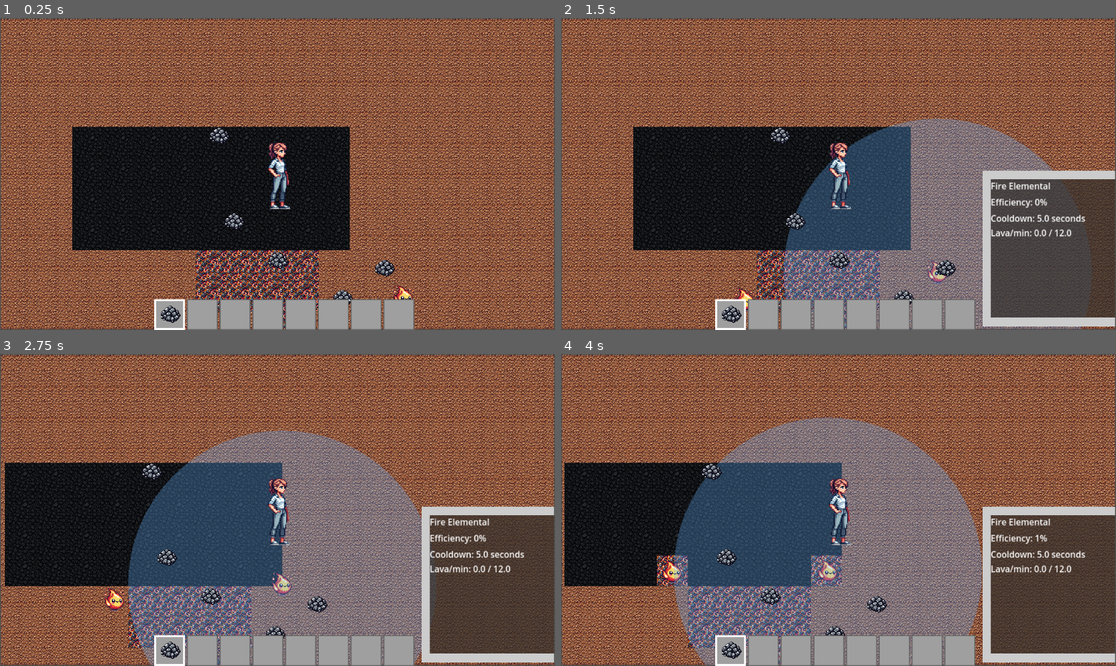
Above: before the commit, frames 1-4 (two rows, left to right).
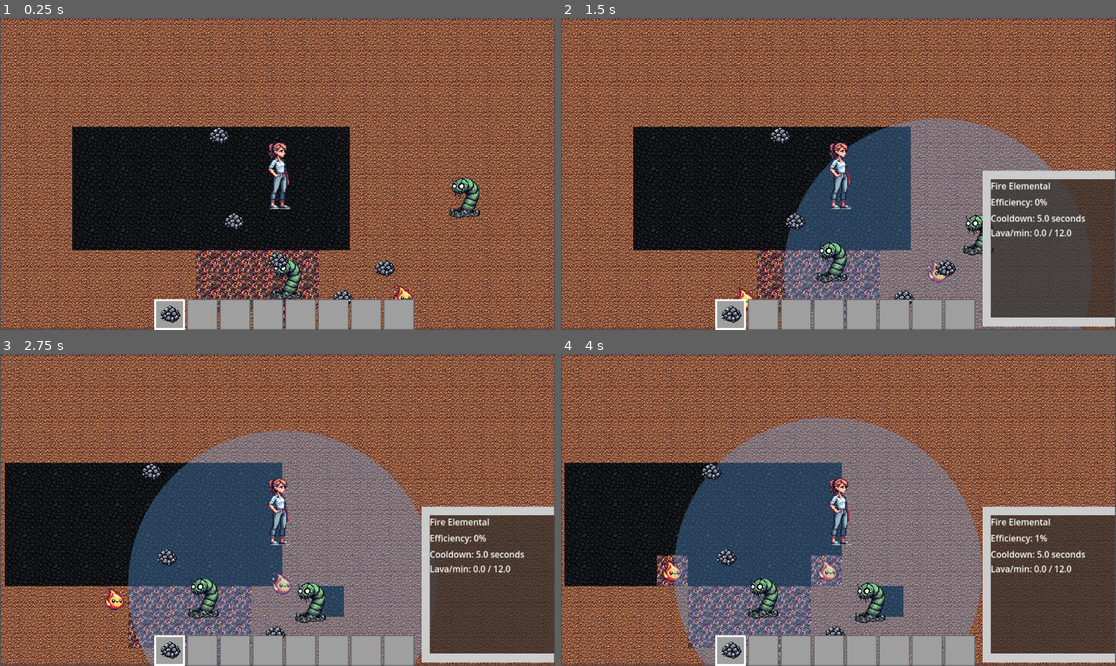
Above: after the commit, the same moments.

Repository: aaronjmcd2/ecomonster-project
Game: Godot game, scene res://scenes/Main.tscn
Two runs of this game, one before a commit and one after it. Both use one fixed random seed, a clock stepped at 60 frames per second and the inputs below.
Inputs (mouse positions are in pixels of both pictures, inside the frame that each line leads up to):
- Up to frame 1 (0.25 s): no input
- Up to frame 2 (1.5 s): drag from (744, 329) to (794, 220) at 0.52 s; drag from (943, 276) to (794, 220) at 1.27 s
- Up to frame 3 (2.75 s): move the mouse to (172, 650) at 2.02 s; hold Right (ui_right) from 2.03 s (still down); hold Ctrl from 2.03 s (still down); click (172, 650) at 2.17 s
- Up to frame 4 (4 s): release Right (ui_right) at 2.75 s; release Ctrl at 2.75 s; drag from (760, 650) to (877, 603) at 2.77 s; drag from (794, 650) to (710, 472) at 3.52 s

The runs differ from the first frame. In frame 1, 0.9% of the frame differs, in the area x 48-87%, y 51-91%; in frame 2, 0.8%; in frame 3, 1.3%; in frame 4, 1.3%, in the area x 33-62%, y 71-87%.

Commit message:
Updated CoalWorm scripting for fewer lines in one script

Diff:
--- a/scenes/Main.tscn
+++ b/scenes/Main.tscn
@@ -1,9 +1,10 @@
-[gd_scene load_steps=8 format=4 uid="uid://bvvp1cd0hjp72"]
+[gd_scene load_steps=9 format=4 uid="uid://bvvp1cd0hjp72"]
 
 [ext_resource type="TileSet" uid="uid://bsx88c66ucj8x" path="res://tiles/TileSet.tres" id="1_elqb8"]
 [ext_resource type="Script" uid="uid://cssu0grclxow7" path="res://scripts/Main.gd" id="1_q8u5g"]
 [ext_resource type="PackedScene" uid="uid://bweokypfxckvu" path="res://scenes/Player.tscn" id="2_rvslj"]
 [ext_resource type="PackedScene" uid="uid://d34k3bh2ptavc" path="res://scenes/IronOreDrop.tscn" id="3_rarhs"]
+[ext_resource type="PackedScene" uid="uid://diaywsr5x8gc8" path="res://scenes/CoalWorm.tscn" id="4_vcsgt"]
 [ext_resource type="PackedScene" uid="uid://ccfcrl5wxjvor" path="res://scenes/MonsterInfoPopup.tscn" id="7_nxtc6"]
 [ext_resource type="PackedScene" uid="uid://dmu5gj4pq8apf" path="res://scenes/FireElemental.tscn" id="9_lhr70"]
 [ext_resource type="PackedScene" uid="uid://dskqqlloghbas" path="res://scenes/UI/InventoryUI.tscn" id="9_q8u5g"]
@@ -23,6 +24,12 @@
 
 [node name="FireElemental2" parent="TileMap" instance=ExtResource("9_lhr70")]
 position = Vector2(-134, 171)
+
+[node name="CoalWorm" parent="TileMap" instance=ExtResource("4_vcsgt")]
+position = Vector2(17, -59)
+
+[node name="CoalWorm2" parent="TileMap" instance=ExtResource("4_vcsgt")]
+position = Vector2(-355, 143)
 
 [node name="Player" parent="." instance=ExtResource("2_rvslj")]
 z_index = 10
--- a/scripts/CoalWorm.gd
+++ b/scripts/CoalWorm.gd
@@ -4,6 +4,8 @@
 
 extends CharacterBody2D
 
+@onready var EfficiencyTracker := preload("res://scripts/MonsterHelperScripts/EfficiencyTracker.gd").new()
+@onready var coal_stat := preload("res://scripts/MonsterHelperScripts/RollingStatTracker.gd").new()
 @onready var tile_map_layer := get_node("/root/Main/TileMap/TileMapLayer")
 @onready var search_display := $SearchRadiusDisplay
 
@@ -11,12 +13,9 @@
 @export var cooldown_time: float = 5.0
 @export var speed: float = 100.0
 
+const EFFICIENCY_RATE := 100.0 / (5 * 60.0)
 var efficiency_score: float = 0.0
-var coal_log := []
-const COAL_LOG_SIZE := 60  # 60 seconds
-var coal_this_second: int = 0
-var coal_timer: float = 0.0
-const EFFICIENCY_RATE := 100.0 / (5 * 60.0)
+var coal_tick_timer: float = 0.0
 var target_drop = null
 var cooldown_timer: float = 0.0
 var is_idle := true
@@ -26,6 +25,8 @@
 	# Set up collision and visual radius
 	collision_layer = 2
 	collision_mask = 1
+
+	add_child(coal_stat)
 
 	if search_display:
 		search_display.set_radius(search_radius * 64)  # tile size conversion
@@ -47,22 +48,14 @@
 			was_efficient = true  # Moving toward a target counts as efficient
 
 	# Efficiency logic
-	if was_efficient:
-		efficiency_score += EFFICIENCY_RATE * delta
-	else:
-		efficiency_score -= EFFICIENCY_RATE * delta
+	efficiency_score = EfficiencyTracker.update(delta, was_efficient, efficiency_score, EFFICIENCY_RATE)
 
-	efficiency_score = clamp(efficiency_score, 0.0, 100.0)
+	# Coal/min rolling average logic
+	coal_tick_timer += delta
+	if coal_tick_timer >= 1.0:
+		coal_stat.tick()
+		coal_tick_timer = 0.0
 
-	# Coal/min tracking (rolling 60s average)
-	coal_timer += delta
-	if coal_timer >= 1.0:
-		coal_log.append(coal_this_second)
-		if coal_log.size() > COAL_LOG_SIZE:
-			coal_log.pop_front()
-
-		coal_this_second = 0
-		coal_timer = 0.0
 
 func _move_toward_target(delta: float) -> void:
 	# Navigate toward the current ore drop
@@ -86,7 +79,7 @@
 	# Consume the ore drop and convert the tile
 	if target_drop and is_instance_valid(target_drop):
 		_convert_tile_beneath()
-		coal_this_second += 1
+		coal_stat.add(1)
 		target_drop.consume()
 
 		if target_drop.claimed_by == self:
@@ -124,12 +117,8 @@
 		MonsterInfo.show_info(info, event.position)
 
 func get_live_stats() -> Dictionary:
-	var total = 0
-	for amount in coal_log:
-		total += amount
-	var average_coal_per_min = float(total)
+	var average_coal_per_min = coal_stat.get_average()
 	var max_coal_per_min = 60.0 / cooldown_time
-
 	return {
 		"efficiency": int(efficiency_score),
 		"stats": "Cooldown: %.1f seconds\nCoal/min: %.1f / %.1f" % [
--- /dev/null
+++ b/scripts/MonsterHelperScripts/EfficiencyTracker.gd
@@ -0,0 +1,12 @@
+# EfficiencyTracker.gd
+# Shared helper module to manage buildup and decay of efficiency over time.
+# Usage: efficiency_score = EfficiencyTracker.update(delta, is_efficient, current_score, rate)
+
+extends Node
+
+func update(delta: float, is_efficient: bool, score: float, rate: float) -> float:
+	if is_efficient:
+		score += rate * delta
+	else:
+		score -= rate * delta
+	return clamp(score, 0.0, 100.0)
--- /dev/null
+++ b/scripts/MonsterHelperScripts/RollingStatTracker.gd
@@ -0,0 +1,26 @@
+# RollingStatTracker.gd
+# Tracks a rolling average of a value (e.g., Coal/min, Lava/min).
+# Call .add(value) to record, and .tick() once per second to roll the stat window.
+# Call .get_average() to retrieve the rolling average.
+
+class_name RollingStatTracker
+extends Node
+
+var log: Array = []
+var max_size: int = 60
+var current: int = 0
+
+func add(value: int) -> void:
+	current += value
+
+func tick() -> void:
+	log.append(current)
+	if log.size() > max_size:
+		log.pop_front()
+	current = 0
+
+func get_average() -> float:
+	var total = 0
+	for value in log:
+		total += value
+	return float(total)
Not shown, added: scripts/MonsterHelperScripts/EfficiencyTracker.gd.uid
Not shown, added: scripts/MonsterHelperScripts/RollingStatTracker.gd.uid
